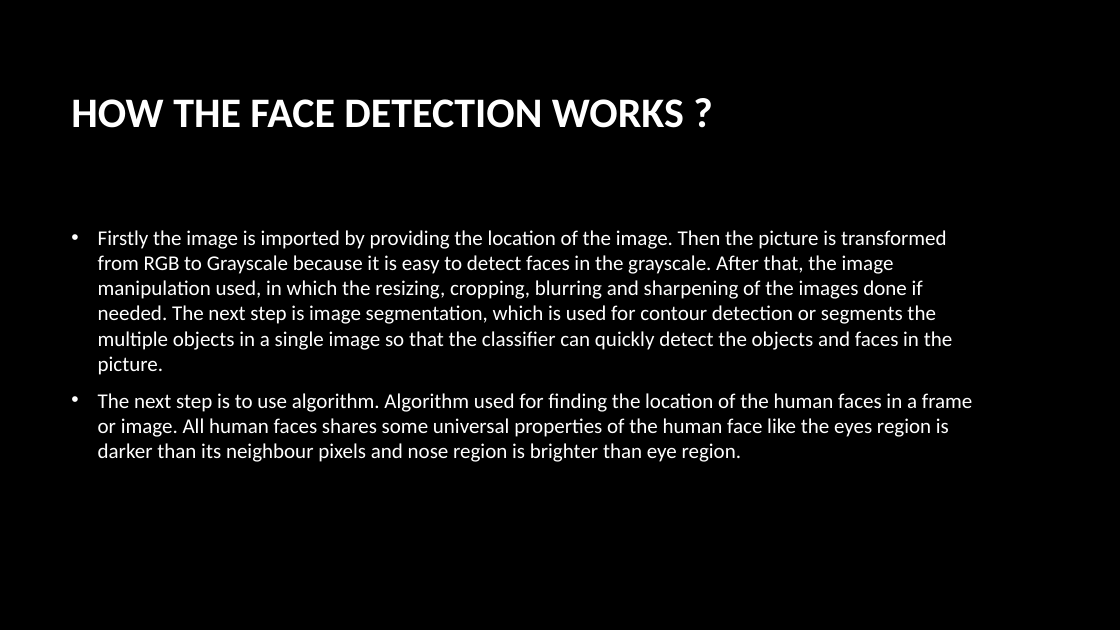
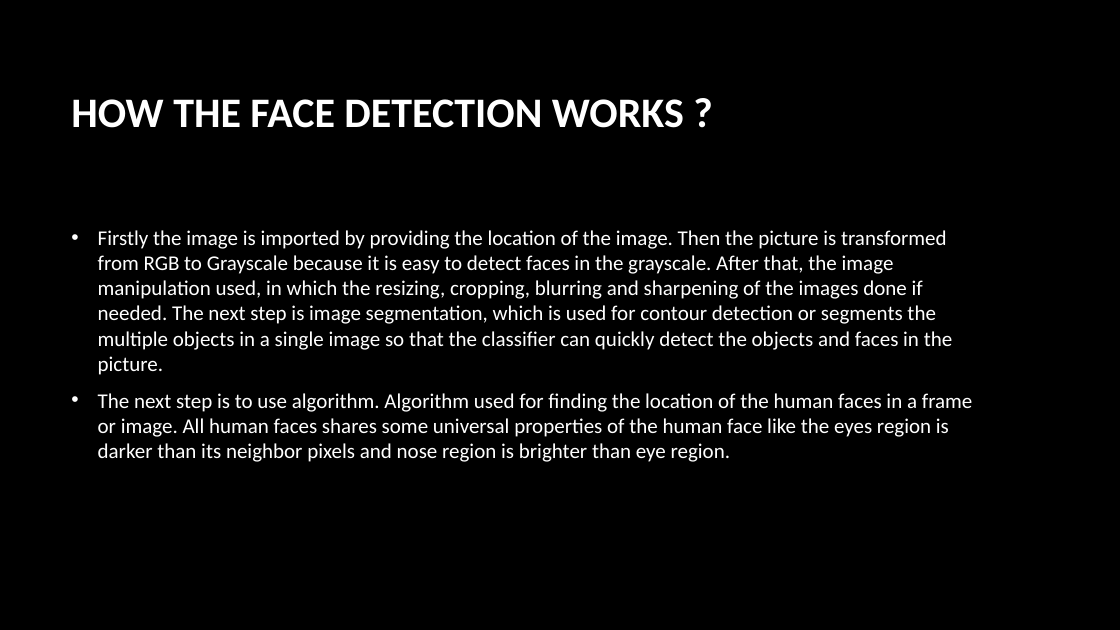
Before and after one commit to kmhmubin/Face-Recognition-Attendance-System, a slide deck: slide 3 of Document Metarial/Week 3 (Face Algorithm)/HFRAS presentation 2 (algorithm).pptx. Drawn at 1120x630 pixels with LibreOffice and Linux fonts; fonts in the diff are those of the drawing; background and template pictures are left out. Boxes give left, top, right and bottom in pixels: in the first picture for what was removed or moved away, otherwise in the second. Text is boxed around its words. In the diff, an @@ line names an element or a change of style, - is before the commit and + after.

```diff
--- a/Document Metarial/Week 3 (Face Algorithm)/HFRAS presentation 2 (algorithm).pptx
+++ b/Document Metarial/Week 3 (Face Algorithm)/HFRAS presentation 2 (algorithm).pptx
@@ text at [98, 393, 973, 462]: text changed @@
-• The next step is to use algorithm. Algorithm used for finding the location of the human faces in a frame or image. All human faces shares some universal properties of the human face like the eyes region is darker than its neighbour pixels and nose region is brighter than eye region.
+• The next step is to use algorithm. Algorithm used for finding the location of the human faces in a frame or image. All human faces shares some universal properties of the human face like the eyes region is darker than its neighbor pixels and nose region is brighter than eye region.
```
Also in this commit, not shown: 2 other slides changed, 7 other files.
